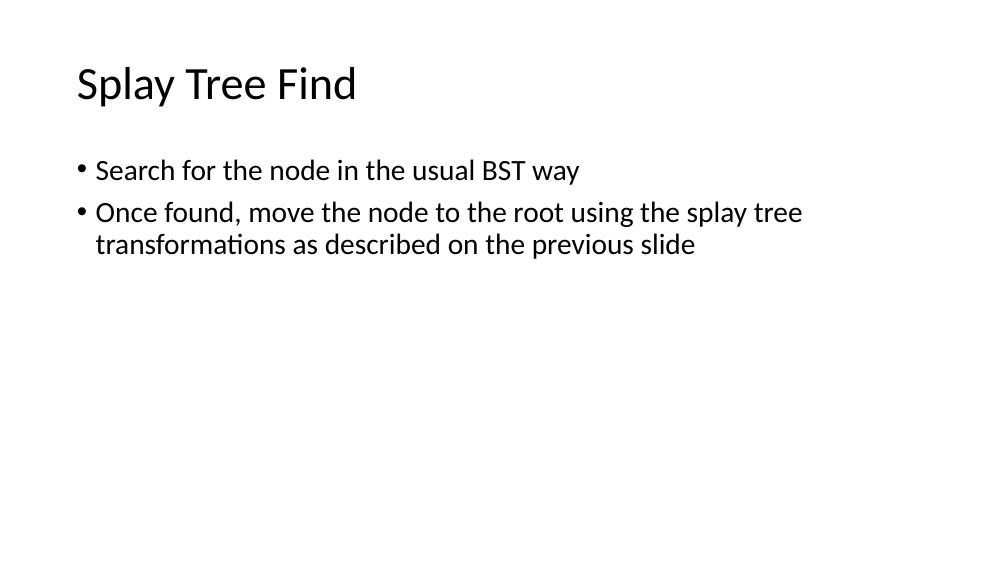
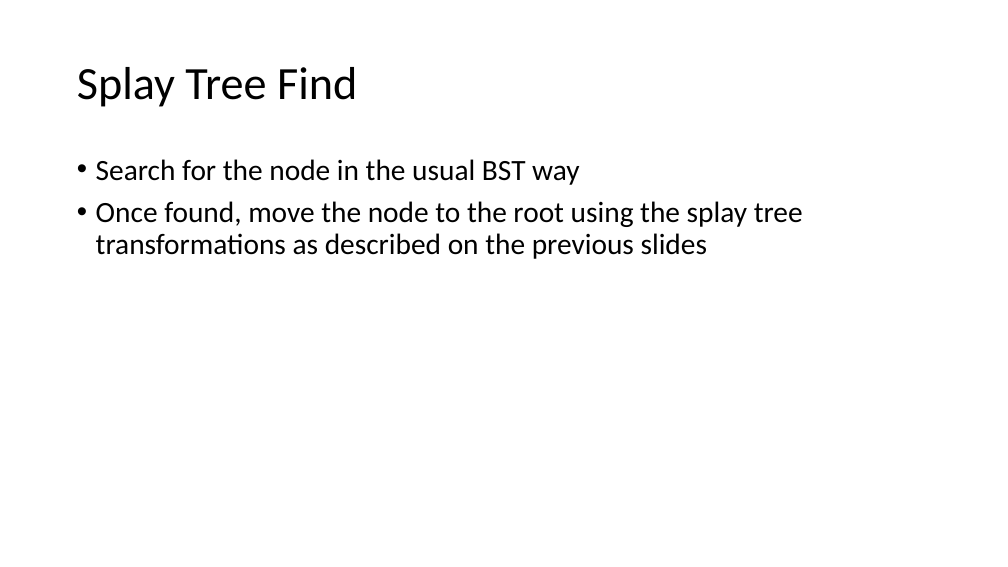
Before and after one commit to pchapin/cpp, a slide deck: slide 16 of SplayTree/SplayTrees.pptx. Drawn at 1008x567 pixels with LibreOffice and Linux fonts; fonts in the diff are those of the drawing. Boxes give left, top, right and bottom in pixels: in the first picture for what was removed or moved away, otherwise in the second. Text is boxed around its words. In the diff, an @@ line names an element or a change of style, - is before the commit and + after.

Commit message:
More work on the SplayTrees presentation.

```diff
--- a/SplayTree/SplayTrees.pptx
+++ b/SplayTree/SplayTrees.pptx
@@ text at (x1=96, y1=201, x2=803, y2=259): text changed @@
-• Once found, move the node to the root using the splay tree transformations as described on the previous slide
+• Once found, move the node to the root using the splay tree transformations as described on the previous slides
```
Also in this commit, not shown: 8 other slides changed, 4 slides added.
